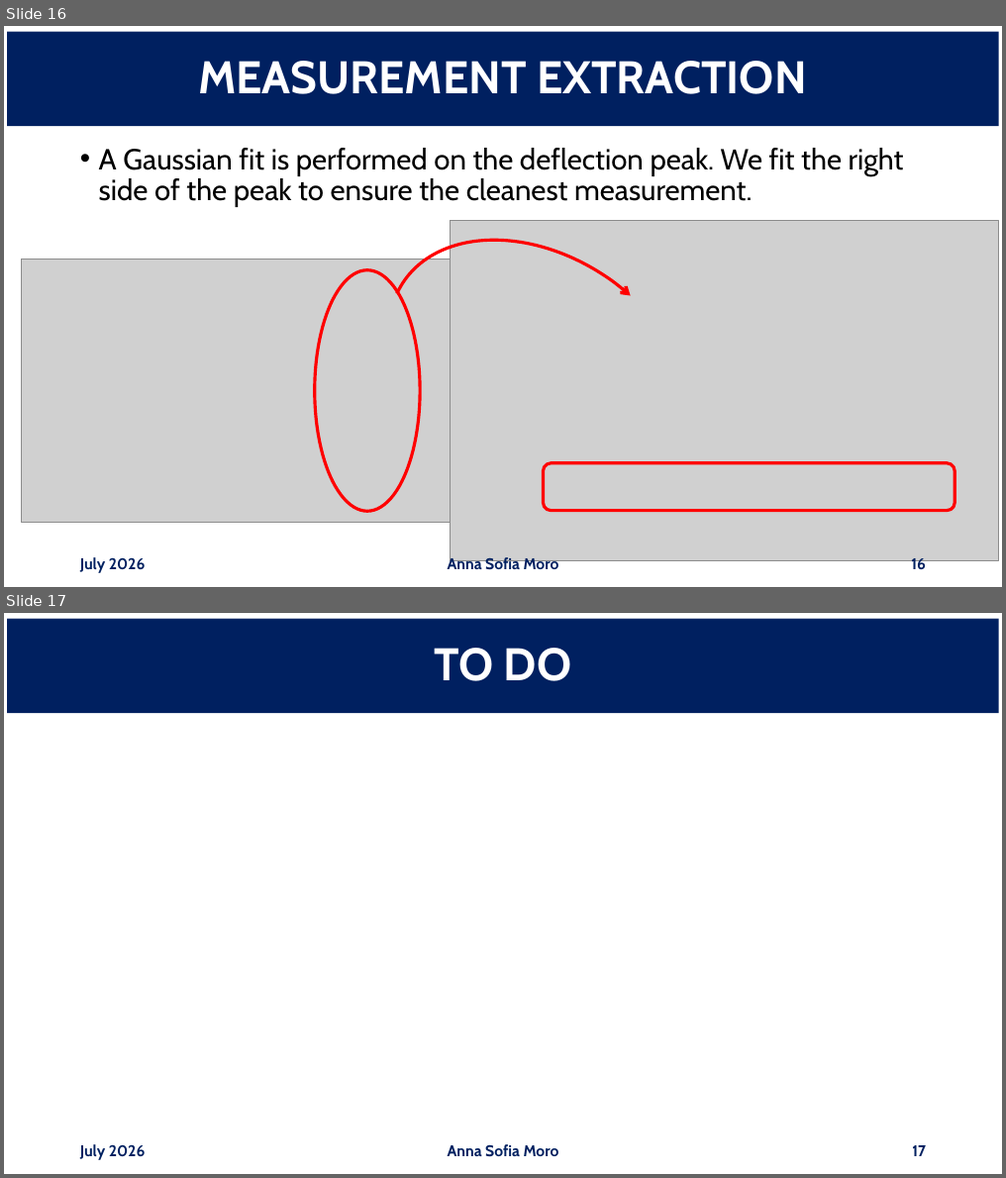
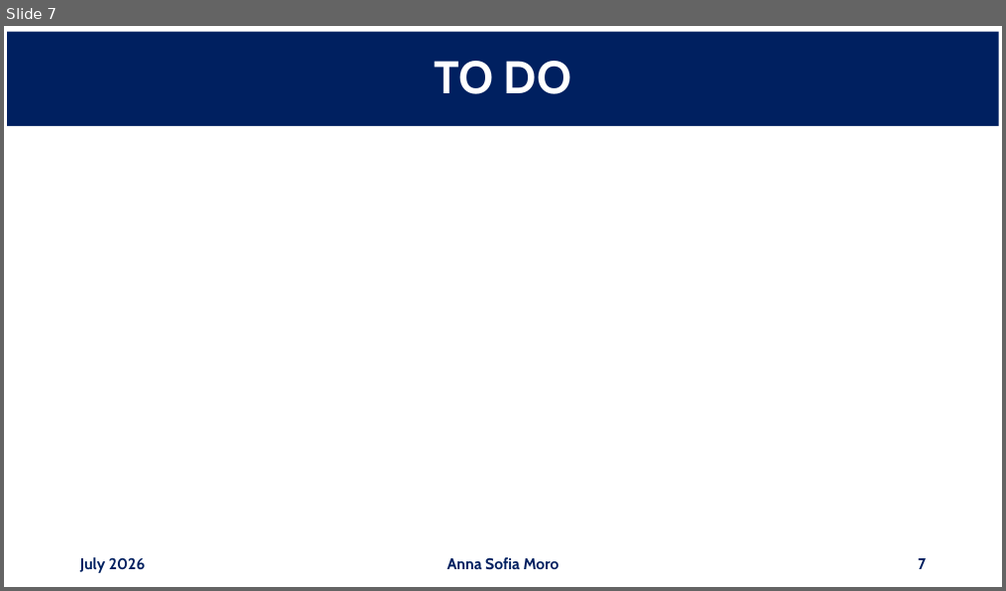
Before and after one commit to annaasofia/tesi, a slide deck: slides/week3.pptx. Shown one above the other, each under a label of ours: slides 16 and 17 before the commit, slide 7 after it. The pictures are 1006x1178 and 1006x591 pixels, drawn with LibreOffice and Linux fonts; fonts in the diff are those of the drawing; grey boxes stand for pictures. Boxes give left, top, right and bottom in pixels: in the first picture for what was removed or moved away, otherwise in the second. Text is boxed around its words. In the diff, an @@ line names an element or a change of style, - is before the commit and + after.

```diff
--- a/slides/week3.pptx
+++ b/slides/week3.pptx
@@ slide 16 removed at <box>4,26,1002,587</box>, background #FFFFFF @@
@@ title removed at <box>7,32,999,126</box> @@
-MEASUREMENT EXTRACTION
@@ text removed at <box>99,148,904,207</box> @@
-• A Gaussian fit is performed on the deflection peak. We fit the right side of the peak to ensure the cleanest measurement.
@@ arc (boxed as its full ellipse) removed at <box>340,185,739,557</box> @@
@@ picture removed at <box>450,221,999,561</box> @@
@@ picture removed at <box>21,259,450,522</box> @@
@@ ellipse removed at <box>315,271,420,511</box> @@
@@ picture removed at <box>543,464,954,510</box> @@
@@ text removed at <box>80,558,146,573</box> @@
-July 2026
@@ text removed at <box>448,556,559,573</box> @@
-Anna Sofia Moro
@@ page number removed at <box>911,559,926,573</box> @@
-16
@@ what was slide 17 is now slide 7 @@
@@ page number at <box>918,559,926,570</box>: text changed @@
-17
+7
```
Also in this commit, not shown: 6 slides changed, 9 other slides removed, 1 other file.
